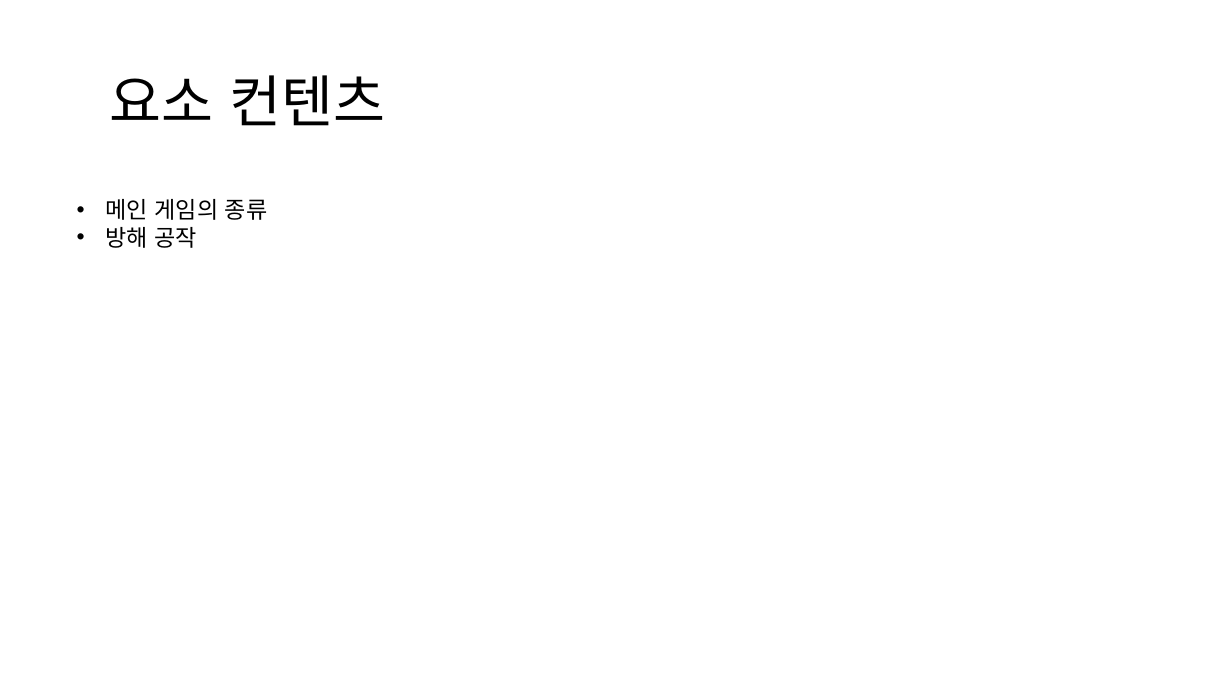
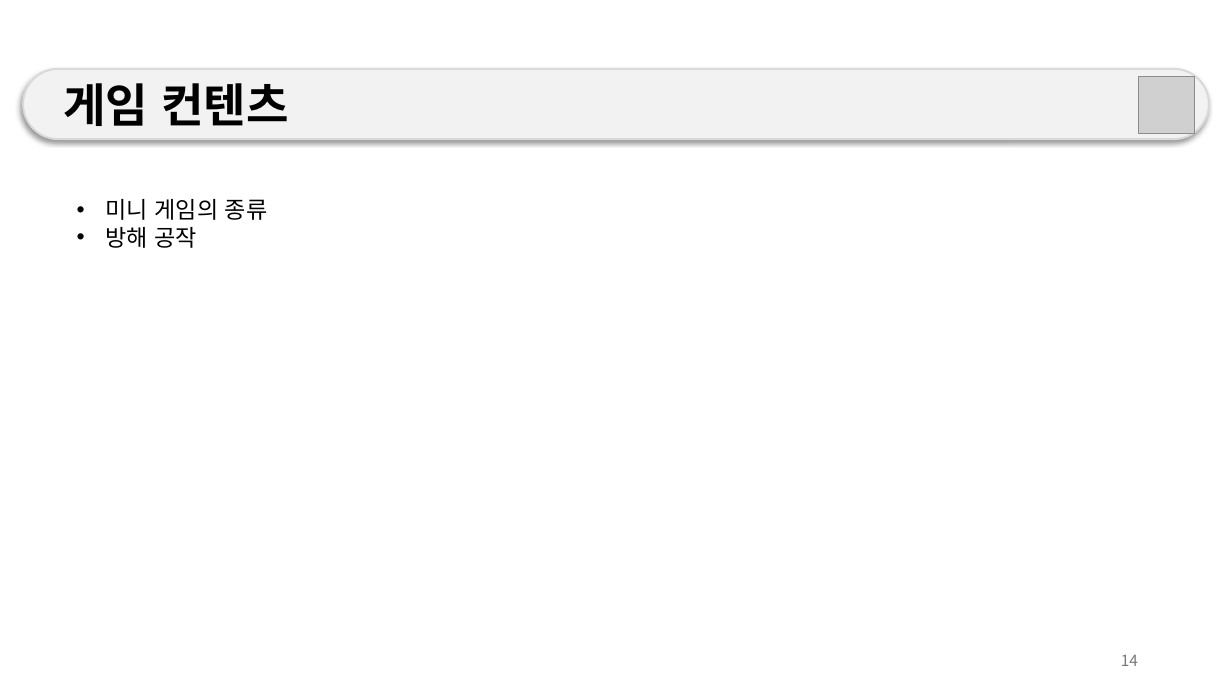
Before and after one commit to weariness00/Mandle_10Minute_Game, a slide deck: slide 14 of document/Please Leave me alone!.pptx (slide 12 before the commit). Drawn at 1232x693 pixels with LibreOffice and Linux fonts; fonts in the diff are those of the drawing; grey boxes stand for pictures. Boxes give left, top, right and bottom in pixels: in the first picture for what was removed or moved away, otherwise in the second. Text is boxed around its words. In the diff, an @@ line names an element or a change of style, - is before the commit and + after.

```diff
--- a/document/Please Leave me alone!.pptx
+++ b/document/Please Leave me alone!.pptx
@@ rounded rectangle "게임 컨텐츠": place and size @@
-rounded rectangle "게임 컨텐츠" at (110,75,385,126)
+rounded rectangle "게임 컨텐츠" at (23,68,1209,139)
@@ rounded rectangle "게임 컨텐츠" at (23,68,1209,139): fill none to #F2F2F2; outline none to #D9D9D9 1.5 pt; shadow on @@
@@ text in rounded rectangle at (63,83,289,126): text changed; size 44 to 36 pt; bold on @@
-요소 컨텐츠
+게임 컨텐츠
@@ picture added at (1139,77,1195,133) @@
@@ text at (106,199,268,220): text changed @@
-• 메인 게임의 종류
+• 미니 게임의 종류
@@ page number added at (1121,655,1138,666), 12 pt, text #797979 @@
+14
```
Also in this commit, not shown: 17 other slides changed, 2 slides added, 2 slides removed.
